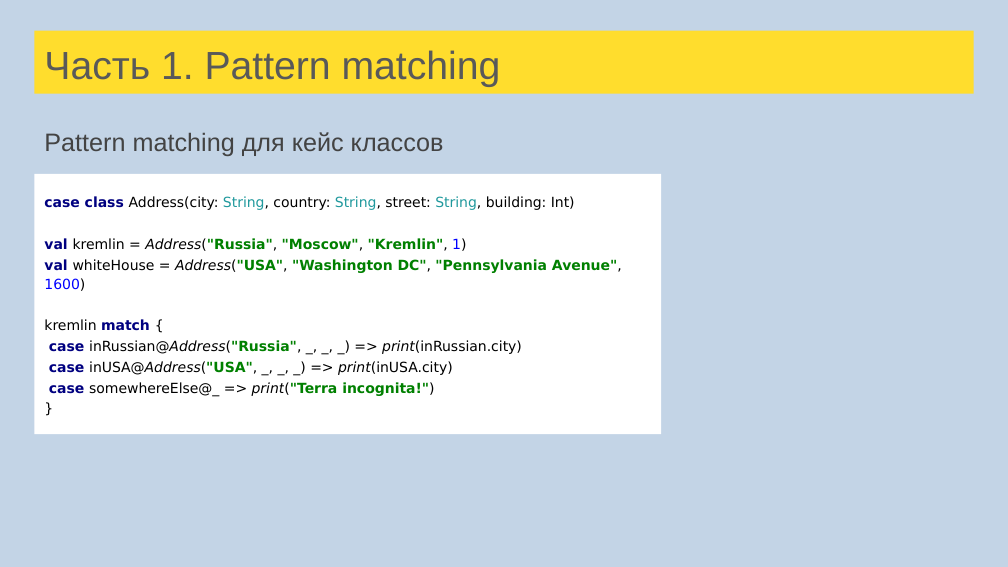
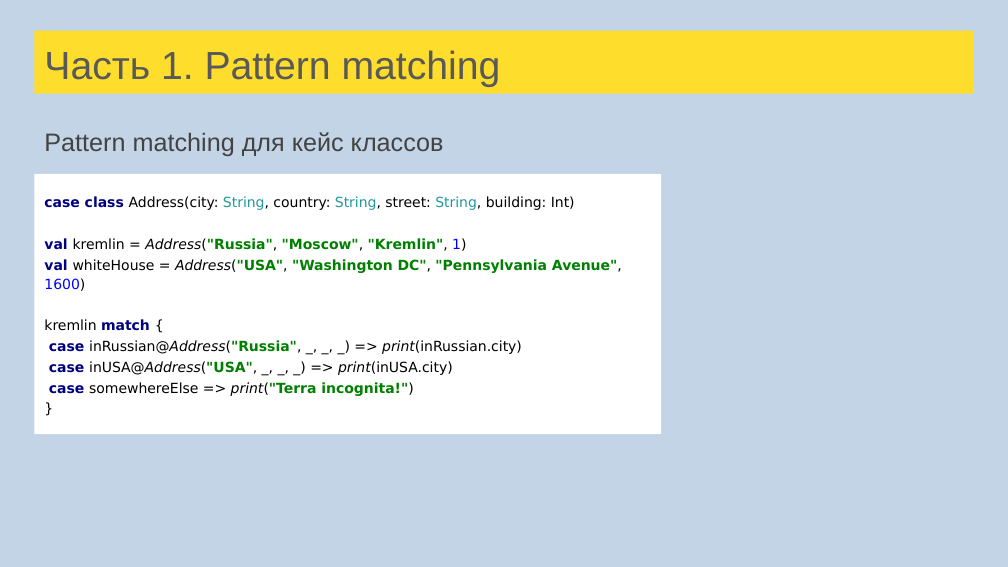
Before and after one commit to tralfamadore/ScalaLectures, a slide deck: slide 42 of src/main/resources/Лекции Scala для FinTech.pptx. Drawn at 1008x567 pixels with LibreOffice and Linux fonts; fonts in the diff are those of the drawing. Boxes give left, top, right and bottom in pixels: in the first picture for what was removed or moved away, otherwise in the second. Text is boxed around its words. In the diff, an @@ line names an element or a change of style, - is before the commit and + after.

```diff
--- a/src/main/resources/Лекции Scala для FinTech.pptx
+++ b/src/main/resources/Лекции Scala для FinTech.pptx
@@ text in rectangle at bbox=[49, 382, 413, 396]: text changed @@
-case somewhereElse@_ => print("Terra incognita!")
+case somewhereElse => print("Terra incognita!")
```
Also in this commit, not shown: 17 other slides changed, 16 slides added, 2 slides removed, 1 other file.
